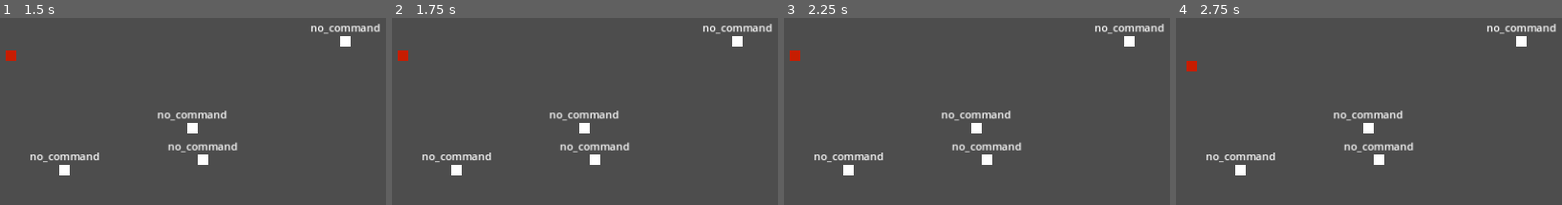
Above: before the commit, frames 1-4 (left to right).
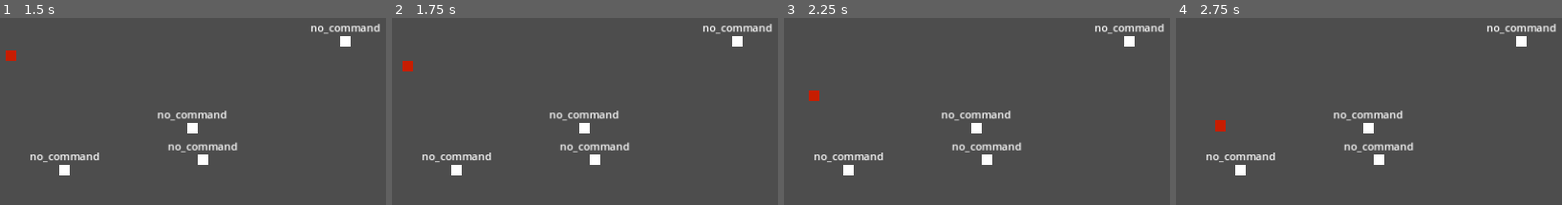
Above: after the commit, the same moments.

Repository: Denomycor/ddj
Game: Godot game, scene res://assets/scenes/game.tscn
Same seed, same stepped clock (60 frames per second), same inputs: the game is played once before the commit and once after it.
Inputs (mouse positions are in pixels of both pictures, inside the frame that each line leads up to):
- Up to frame 1 (1.5 s): click "Play" at 0.5 s; tap Enter at 1.25 s; move the mouse to (outside the picture) at 1.27 s; click (outside the picture) at 1.42 s
- Up to frame 2 (1.75 s): no input
- Up to frame 3 (2.25 s): move the mouse to (849, 178) at 2.02 s; click (849, 178) at 2.17 s
- Up to frame 4 (2.75 s): no input

Frame 1 is identical in both runs. In frame 2, 0.3% of the frame differs, in the area x 1-6%, y 17-29%; in frame 3, 0.3%; in frame 4, 0.3%, in the area x 2-13%, y 22-61%.

Commit message:
Ranger ai starting to take shape

Diff:
--- a/assets/scripts/enemy_states/idle_state.gd
+++ /dev/null
@@ -1,13 +0,0 @@
-## On idle all enemy troops keep checking the behavior they are going to take
-class_name IdleState extends State
-
-
-var troop: Node2D
-
-
-func prepare() -> void:
-	troop = owner as EnemyTroop
-
-
-func process(_delta: float) -> void:
-	troop.transition(self)
--- a/assets/scripts/enemy_troop.gd
+++ b/assets/scripts/enemy_troop.gd
@@ -10,13 +10,36 @@
 
 func _ready() -> void:
 	hitbox_component.died.connect(queue_free)
-	hitbox_component.hit.connect(print)
 
-	state_machine.add_state(State.new("idle"))
-	state_machine.add_state(ChaseState.new("chase"))
-	state_machine.starting_state("idle")
-	var tween := create_tween()
-	tween.tween_callback(transition.bind(state_machine.current_state)).set_delay(2) # TODO: TEMP
+	state_machine.add_state(Wait2State.new("wait"))
+	state_machine.add_state(IdleState.new("idle"))
+	state_machine.add_state(Chase2State.new("chase"))
+	state_machine.starting_state("wait", 1.0)
+
+
+## Decide which state to transition to
+func transition_rusher(state: State) -> void:
+	var ranger_list := perception_component.enemies_in_range.filter(func(e): return e.designation == "ranger")
+	var has_ranger := !ranger_list.is_empty()
+
+	# No enemies, stay put
+	if(perception_component.enemies_in_range.is_empty()):
+		if(state_machine.current_state.name != "idle"):
+			state_machine.transition(state, "idle")
+
+	# If a ranger is in range attack it
+	if(has_ranger):
+		var nearest_ranger: Node2D = ranger_list.reduce(func(acc: Node2D, e: Node2D):
+			return e if is_first_closer(e.global_position, acc.global_position) else acc
+		, ranger_list[0])
+		state_machine.transition(state, "chase", nearest_ranger)
+
+	# If no ranger is in range attack any troop
+	else:
+		var nearest_target: Node2D = perception_component.enemies_in_range.reduce(func(acc: Node2D, e: Node2D):
+			return e if is_first_closer(e.global_position, acc.global_position) else acc
+		, perception_component.enemies_in_range[0])
+		state_machine.transition(state, "chase", nearest_target)
 
 
 func _physics_process(delta: float) -> void:
@@ -31,21 +54,47 @@
 	return get_tree().get_nodes_in_group("player_troops") as Array[Node2D]
 
 
-func transition(state: State) -> void:
-	var ranger_list := perception_component.enemies_in_range.filter(func(e): return e.designation == "ranger")
-	var has_ranger := !ranger_list.is_empty()
-
-	# If a ranger is in range attack it
-	if(has_ranger):
-		var nearest_ranger: Node2D = ranger_list.reduce(func(acc: Node2D, e: Node2D):
-			return e if is_first_closer(e.global_position, acc.global_position) else acc
-		, ranger_list[0])
-		state_machine.transition(state, "chase", nearest_ranger)
-
-	# If no ranger is in range attack any troop
-	else:
-		state_machine.transition(state, "attack")
+func is_first_closer(st: Vector2, nd: Vector2) -> bool:
+	return global_position.distance_squared_to(st) < global_position.distance_squared_to(nd)
 
 
-func is_first_closer(st: Vector2, nd: Vector2) -> bool:
-	return global_position.distance_squared_to(st) < global_position.distance_squared_to(nd)
+
+### State overrides
+
+
+## When timer finishes, go to idle
+class Wait2State extends WaitState:
+	func leave_state() -> void:
+		state_machine.transition(self, "idle")
+
+
+## While Idle keep checking for transitions
+class IdleState extends State:
+	func process(_delta) -> void:
+		(owner as EnemyTroop).transition_rusher(self)
+
+
+## While Chasing try to attack the target
+class Chase2State extends ChaseState:
+
+	var attack_ready := true
+	const ATTACK_DELAY := 1
+	const ATTACK_DAMAGE := 1
+
+	func leave_state() -> void:
+		(owner as EnemyTroop).transition_rusher(self)
+
+	func physics_process(delta: float) -> void:
+		if(!troop.perception_component.overlaps_body(target)):
+			leave_state()
+			return
+
+		# We move the entt here
+		super.physics_process(delta)
+
+		# attack
+		if(troop.attack_range_component.overlaps_body(target) && attack_ready):
+			target.get_node("HitboxComponent").deal_damage(ATTACK_DAMAGE)
+			attack_ready = false
+			var tween := troop.create_tween()
+			tween.tween_callback(func(): attack_ready = true).set_delay(ATTACK_DELAY)
--- a/assets/scripts/troop.gd
+++ b/assets/scripts/troop.gd
@@ -10,6 +10,8 @@
 
 
 func _ready() -> void:
+	hitbox_component.died.connect(queue_free)
+
 	projectile_spawner_component.shoot_projectile.connect(func(from: Vector2, rot: float, _data: Variant):
 		var instance: Projectile = PROJ_SCENE.instantiate()
 		get_parent().add_child(instance)
